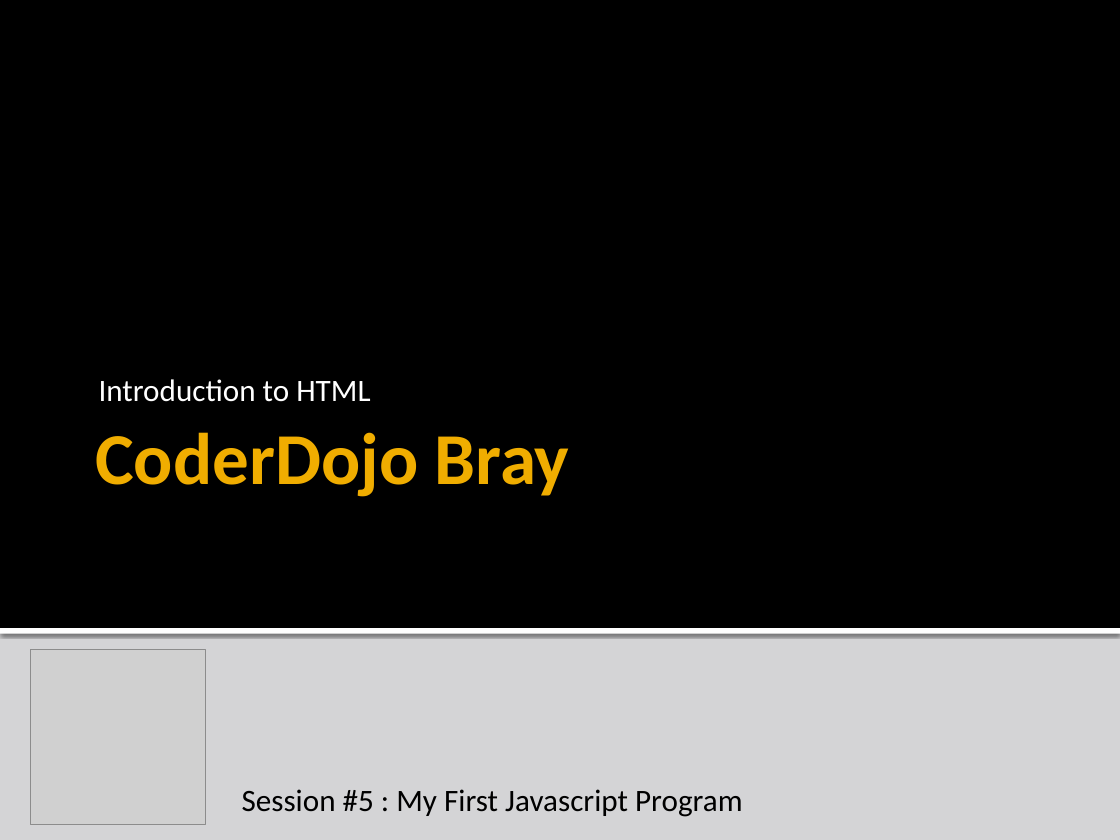
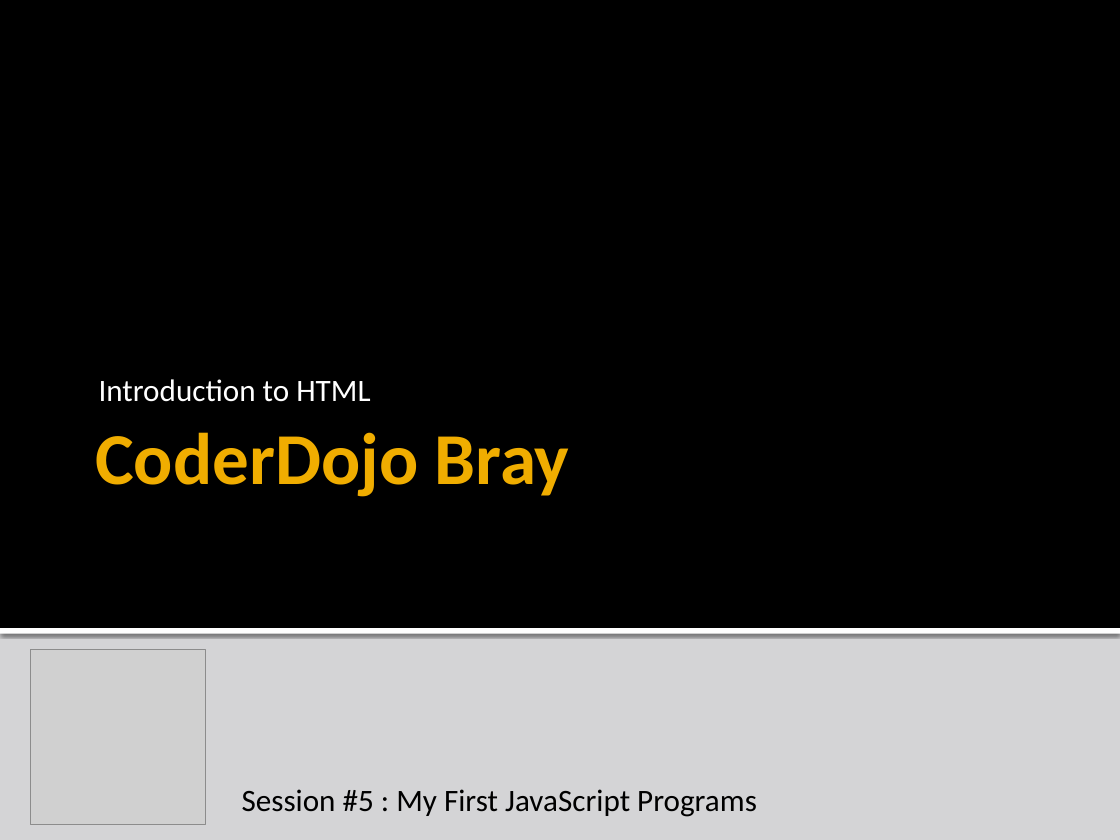
Before and after one commit to liamf/coderdojo-bray, a slide deck: slide 1 of html/presentations/CoderDojoBrayHTML_session5.pptx. Drawn at 1120x840 pixels with LibreOffice and Linux fonts; fonts in the diff are those of the drawing; grey boxes stand for pictures. Boxes give left, top, right and bottom in pixels: in the first picture for what was removed or moved away, otherwise in the second. Text is boxed around its words. In the diff, an @@ line names an element or a change of style, - is before the commit and + after.

Commit message:
Joe's updates to session5 Javascript

```diff
--- a/html/presentations/CoderDojoBrayHTML_session5.pptx
+++ b/html/presentations/CoderDojoBrayHTML_session5.pptx
@@ text at (x1=242, y1=789, x2=757, y2=817): text changed @@
-Session #5 : My First Javascript Program
+Session #5 : My First JavaScript Programs
```
Also in this commit, not shown: 11 other slides changed, 8 slides added, 2 slides removed, 15 other files.
